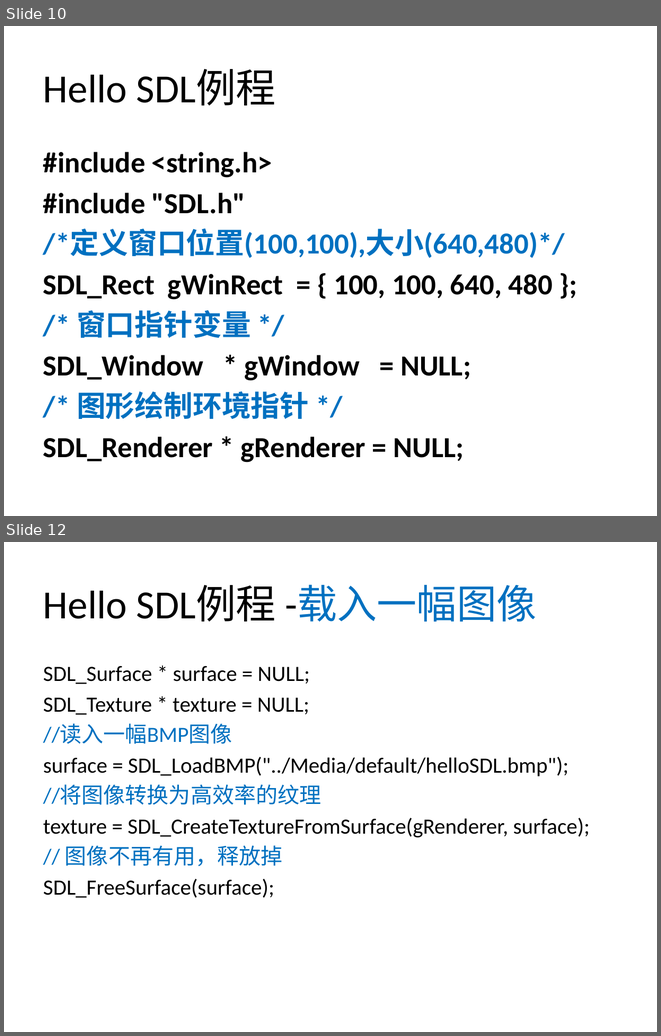
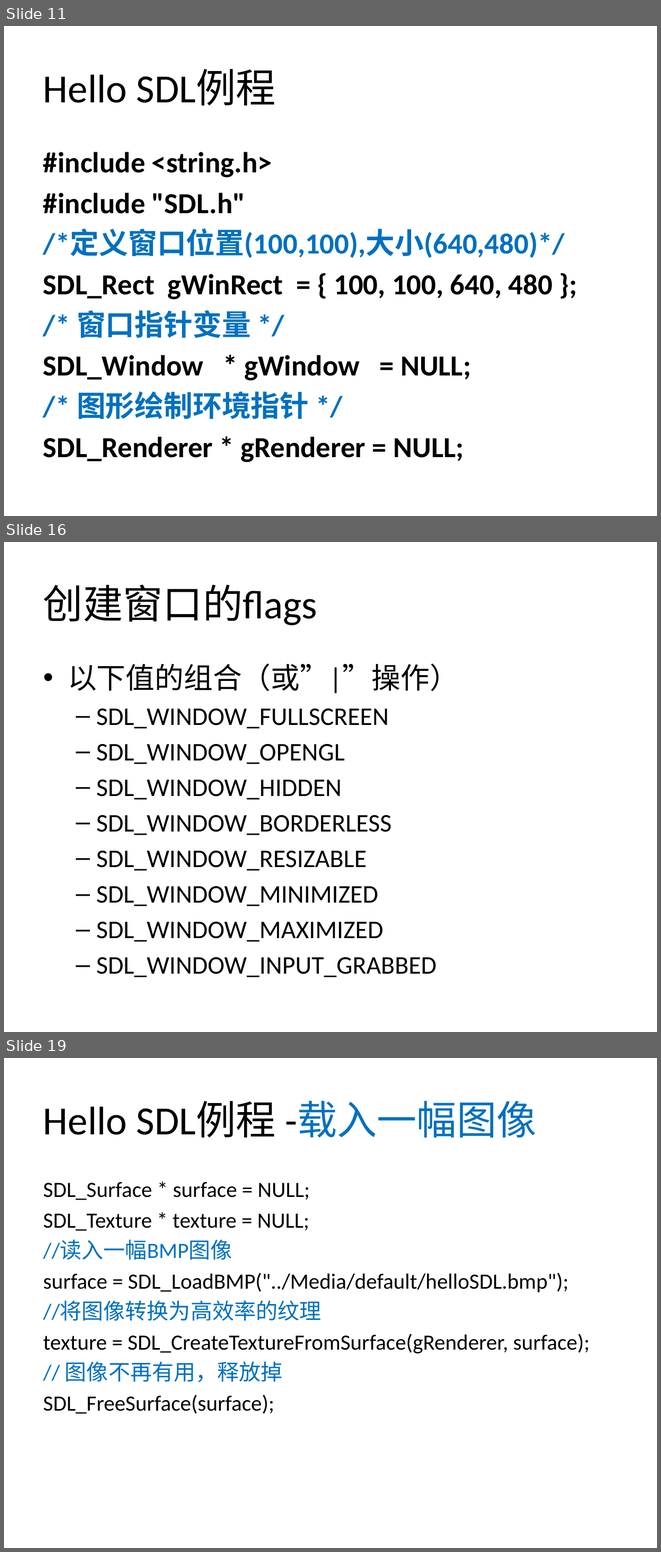
Before and after one commit to xinguo2015/SDL2Project2017, a slide deck: Tutorials/SDL2Tutorials.pptx. Shown one above the other, each under a label of ours: slides 10 and 12 before the commit, slides 11, 16 and 19 after it; the slides between them are not shown. The pictures are 661x1036 and 661x1552 pixels, drawn with LibreOffice and Linux fonts; fonts in the diff are those of the drawing; background and template pictures are left out. Boxes give left, top, right and bottom in pixels: in the first picture for what was removed or moved away, otherwise in the second. Text is boxed around its words. In the diff, an @@ line names an element or a change of style, - is before the commit and + after.

```diff
--- a/Tutorials/SDL2Tutorials.pptx
+++ b/Tutorials/SDL2Tutorials.pptx
@@ slide 16 added at <box>4,542,657,1032</box>, background #FFFFFF @@
@@ title added at <box>43,584,317,625</box>, 44 pt, text #000000 @@
+创建窗口的flags
@@ text added at <box>68,663,459,977</box>, 28 pt, text #000000 @@
+• 以下值的组合（或”|”操作）
+  – SDL_WINDOW_FULLSCREEN
+  – SDL_WINDOW_OPENGL
+  – SDL_WINDOW_HIDDEN
+  – SDL_WINDOW_BORDERLESS
+  – SDL_WINDOW_RESIZABLE
+  – SDL_WINDOW_MINIMIZED
+  – SDL_WINDOW_MAXIMIZED
+  – SDL_WINDOW_INPUT_GRABBED
@@ what was slide 10 is now slide 11 @@
@@ what was slide 12 is now slide 19 @@
```
Also in this commit, not shown: 1 slide changed, 7 other slides added, 1 other file.
